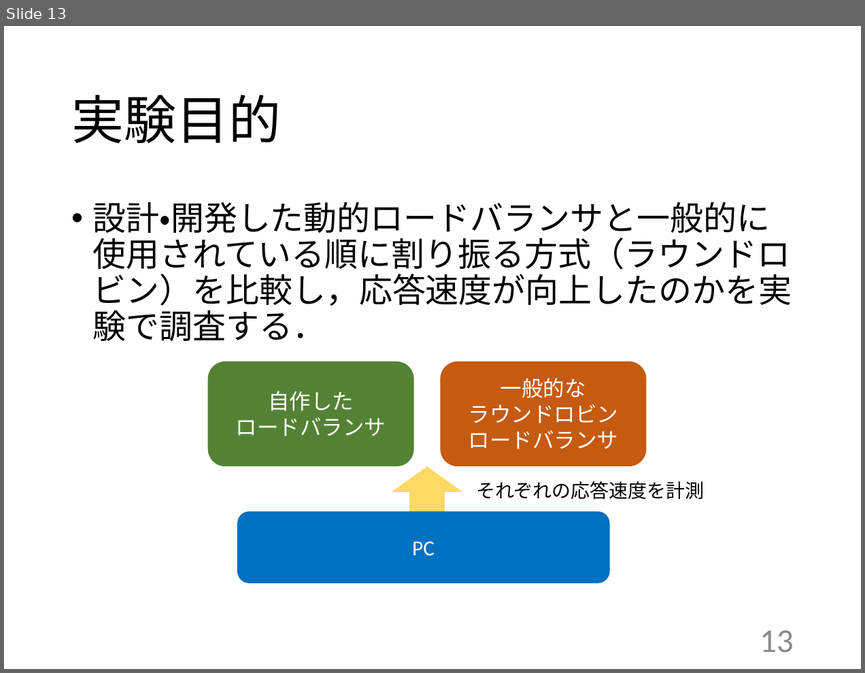
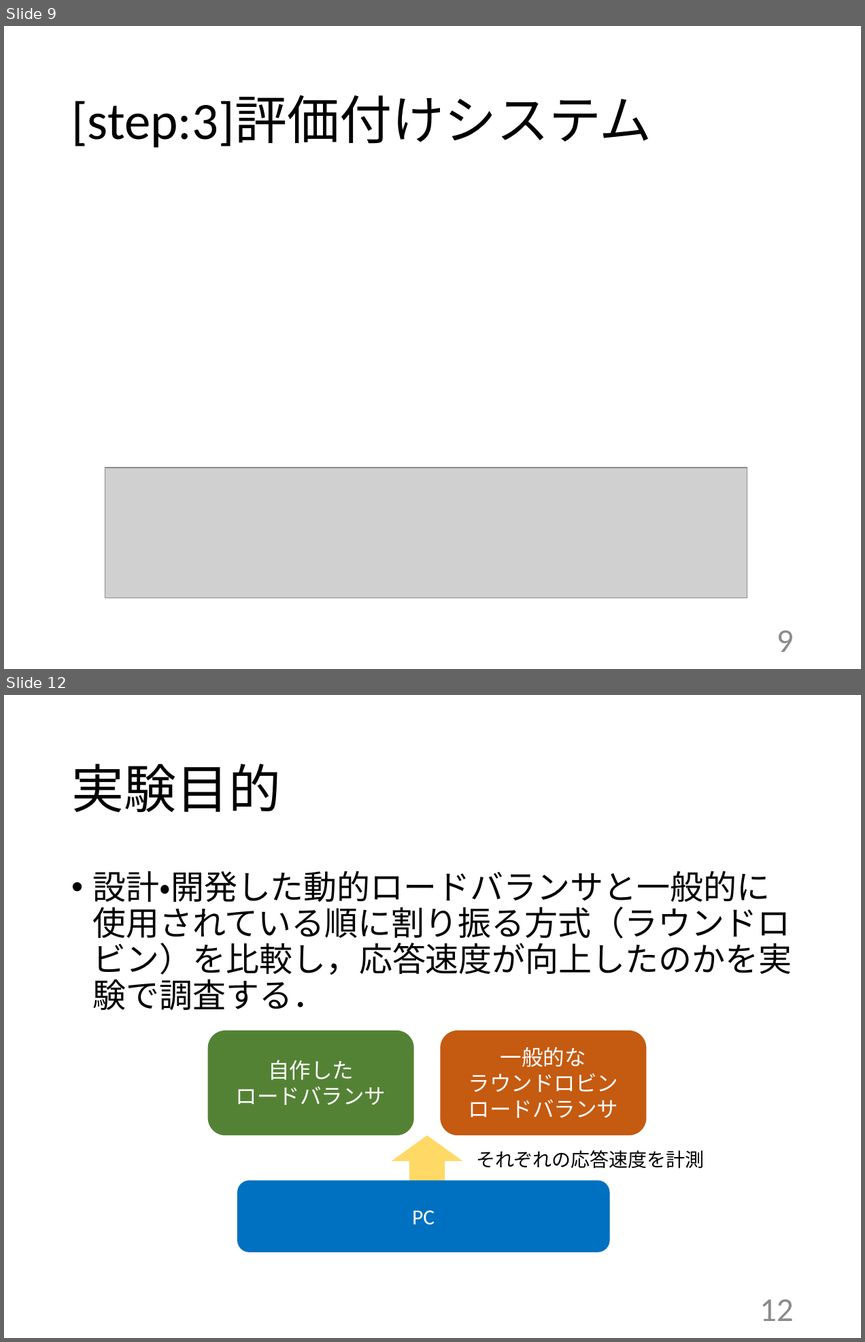
Before and after one commit to kait-takanolab/1821086_matsuo_thesis, a slide deck: 発表用/1821086_卒業研究発表会.pptx. Shown one above the other, each under a label of ours: slide 13 before the commit, slides 9 and 12 after it; the slides between them are not shown. The pictures are 865x673 and 865x1342 pixels, drawn with LibreOffice and Linux fonts; fonts in the diff are those of the drawing; grey boxes stand for pictures. Boxes give left, top, right and bottom in pixels: in the first picture for what was removed or moved away, otherwise in the second. Text is boxed around its words. In the diff, an @@ line names an element or a change of style, - is before the commit and + after.

```diff
--- a/発表用/1821086_卒業研究発表会.pptx
+++ b/発表用/1821086_卒業研究発表会.pptx
@@ slide 9 added at <box>4,26,861,669</box>, background #FFFFFF @@
@@ title added at <box>71,95,652,148</box>, 44 pt, text #000000 @@
+[step:3]評価付けシステム
@@ picture added at <box>105,467,747,597</box> @@
@@ page number added at <box>776,630,793,652</box>, 28 pt, text #8C8C8C @@
+9
@@ what was slide 13 is now slide 12 @@
@@ page number at <box>759,1299,793,1321</box>: text changed @@
-13
+12
```
Also in this commit, not shown: 10 slides changed, 3 slides removed, 2 other files.
